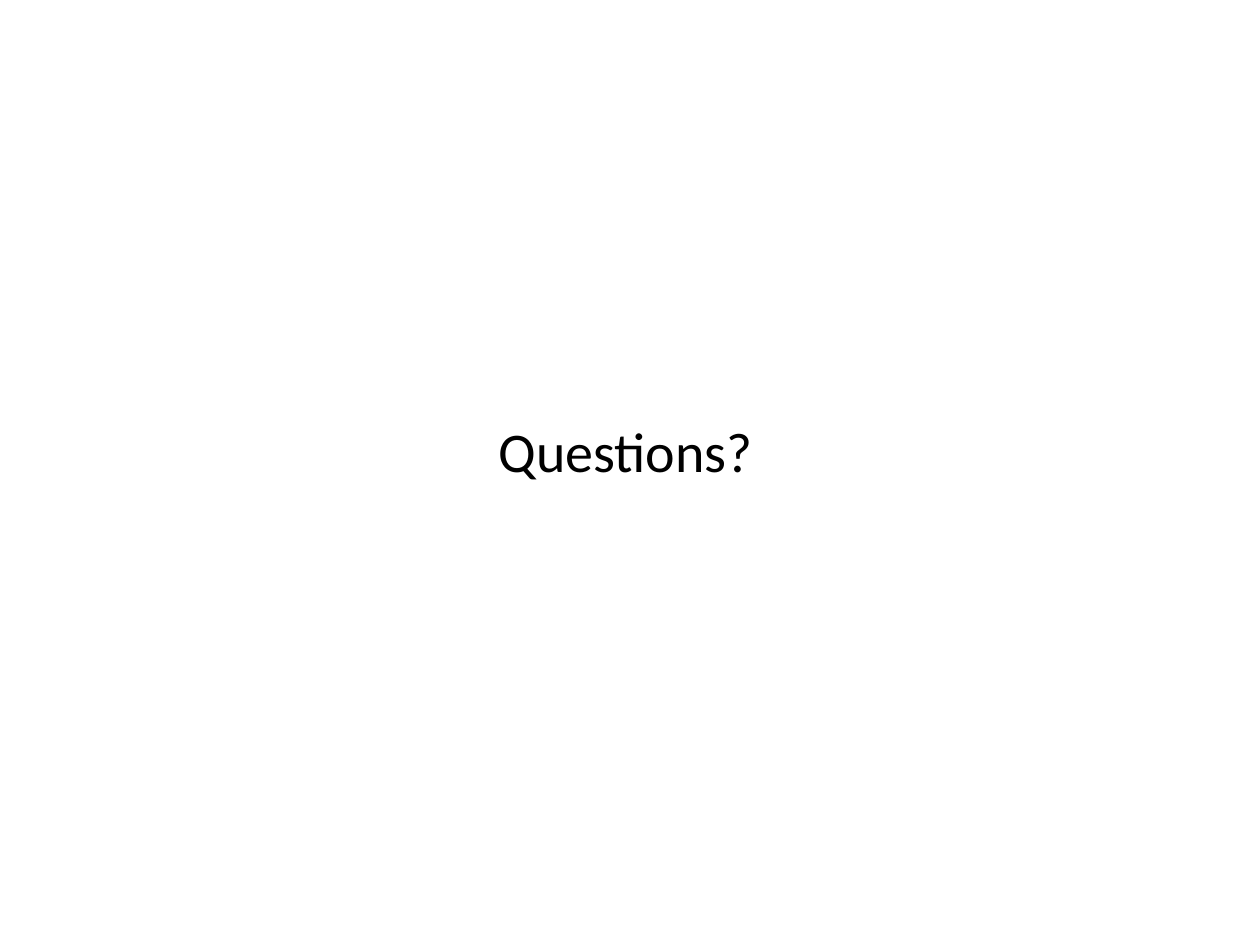
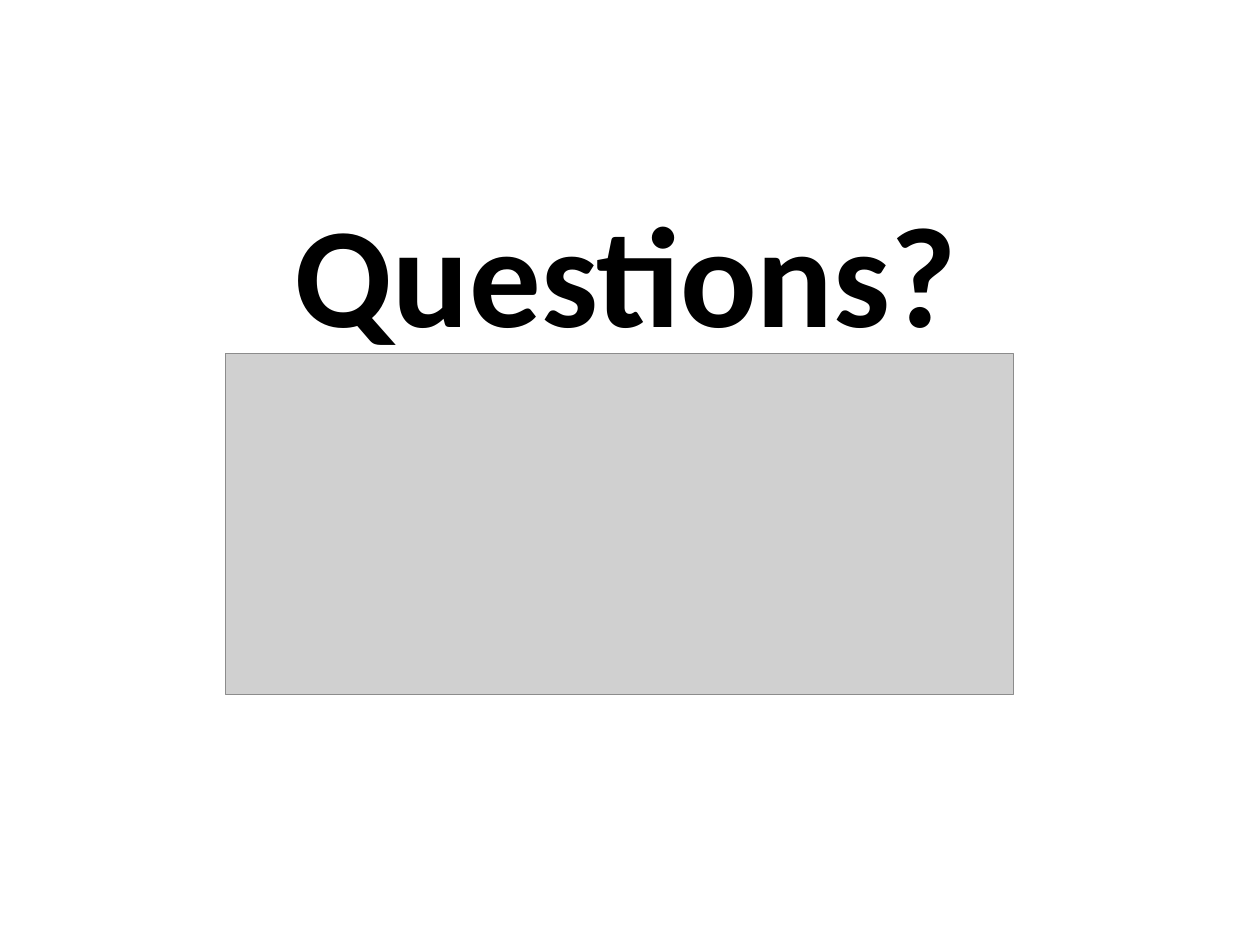
Before and after one commit to tdeekens/msc-thesis, a slide deck: slide 24 of presentations/thesis-presentation-ericsson/Information and Communication in an Agile Environment.ppt (slide 25 before the commit). Drawn at 1260x945 pixels with LibreOffice and Linux fonts; fonts in the diff are those of the drawing; grey boxes stand for pictures. Boxes give left, top, right and bottom in pixels: in the first picture for what was removed or moved away, otherwise in the second. Text is boxed around its words. In the diff, an @@ line names an element or a change of style, - is before the commit and + after.

```diff
--- a/presentations/thesis-presentation-ericsson/Information and Communication in an Agile Environment.ppt
+++ b/presentations/thesis-presentation-ericsson/Information and Communication in an Agile Environment.ppt
@@ text "Questions?": place and size @@
-text "Questions?" at (498, 433, 752, 480)
+text "Questions?" at (295, 226, 957, 361)
@@ text "Questions?" at (295, 226, 957, 361): size 32 to 81.6 pt, bold on; more space between paragraphs @@
@@ picture added at (226, 354, 1013, 696) @@
```
Also in this commit, not shown: 5 other slides changed, 3 slides added, 4 slides removed, 1 other file.
